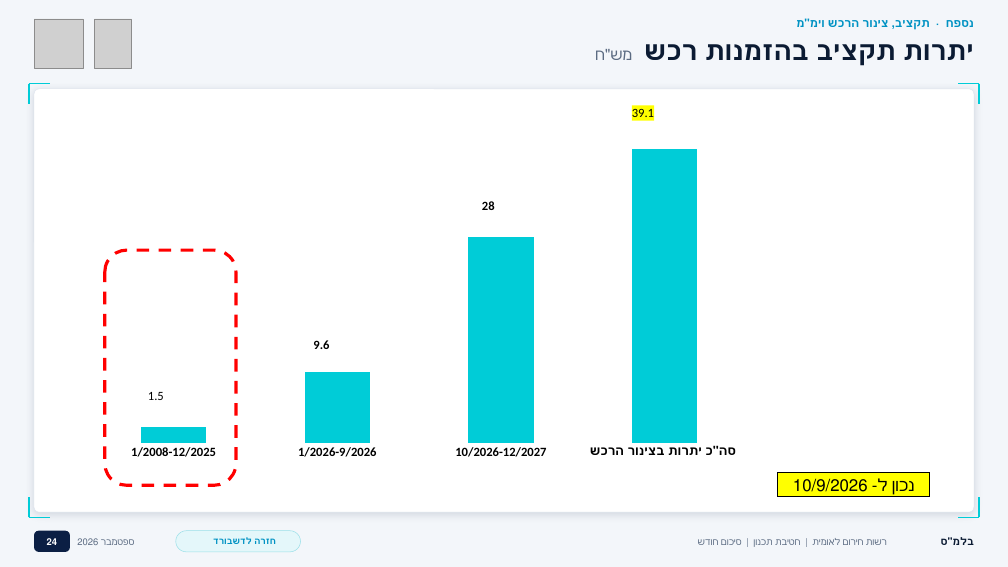
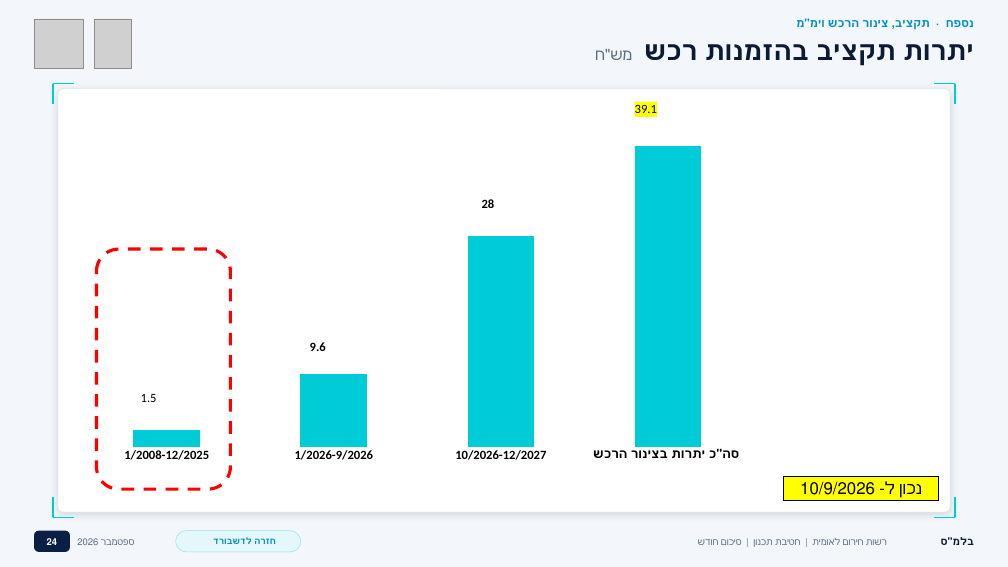
Before and after one commit to nimrodEDE/test, a slide deck: slide 24 of presentations/management-forum-2026-08-upgraded.pptx. Drawn at 1008x567 pixels with LibreOffice and Linux fonts; fonts in the diff are those of the drawing; grey boxes stand for pictures; background and template pictures are left out. Boxes give left, top, right and bottom in pixels: in the first picture for what was removed or moved away, otherwise in the second. Text is boxed around its words. In the diff, an @@ line names an element or a change of style, - is before the commit and + after.

```diff
--- a/presentations/management-forum-2026-08-upgraded.pptx
+++ b/presentations/management-forum-2026-08-upgraded.pptx
@@ rounded rectangle resized from (x1=34, y1=89, x2=974, y2=512) to (x1=58, y1=89, x2=950, y2=512) @@
@@ column chart resized from (x1=78, y1=104, x2=760, y2=468) to (x1=70, y1=100, x2=766, y2=471) @@
@@ rounded rectangle resized from (x1=105, y1=250, x2=236, y2=485) to (x1=96, y1=249, x2=230, y2=489) @@
@@ rectangle "נכון ל- 10/9/2026" resized from (x1=778, y1=472, x2=930, y2=497) to (x1=783, y1=476, x2=939, y2=501) @@
@@ 4 lines moved together from (x1=29, y1=84, x2=50, y2=517) to (x1=53, y1=84, x2=74, y2=517) @@
@@ 4 lines moved together from (x1=958, y1=84, x2=979, y2=517) to (x1=934, y1=84, x2=955, y2=517) @@
```
Also in this commit, not shown: 38 other slides changed.
